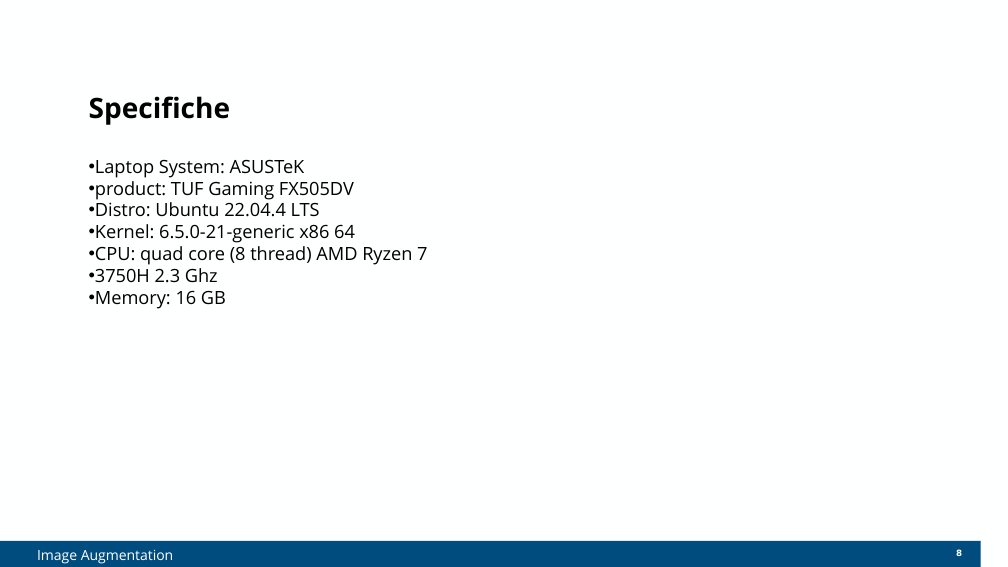
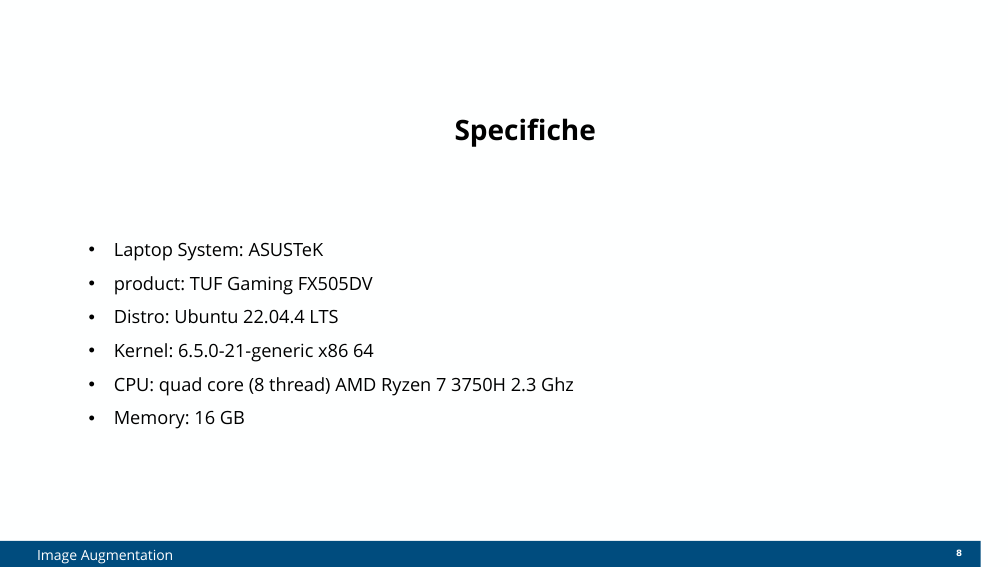
Before and after one commit to Elia-dev/ParallelProgramming, a slide deck: slide 8 of PPpresentation.pptx. Drawn at 1008x567 pixels with LibreOffice and Linux fonts; fonts in the diff are those of the drawing; background and template pictures are left out. Boxes give left, top, right and bottom in pixels: in the first picture for what was removed or moved away, otherwise in the second. Text is boxed around its words. In the diff, an @@ line names an element or a change of style, - is before the commit and + after.

```diff
--- a/PPpresentation.pptx
+++ b/PPpresentation.pptx
@@ title "Specifiche" moved from (x1=89, y1=96, x2=230, y2=125) to (x1=455, y1=118, x2=596, y2=147) @@
@@ title "Specifiche" at (x1=455, y1=118, x2=596, y2=147): alignment left to centre; vertical alignment top to middle @@
@@ text "Laptop System: ASUSTeK" at (x1=114, y1=243, x2=574, y2=429): vertical alignment top to middle @@
@@ text at (x1=114, y1=377, x2=574, y2=396): text changed @@
-• CPU: quad core (8 thread) AMD Ryzen 7
-• 3750H 2.3 Ghz
+• CPU: quad core (8 thread) AMD Ryzen 7 3750H 2.3 Ghz
```
Also in this commit, not shown: 27 other slides changed, 1 other file.
